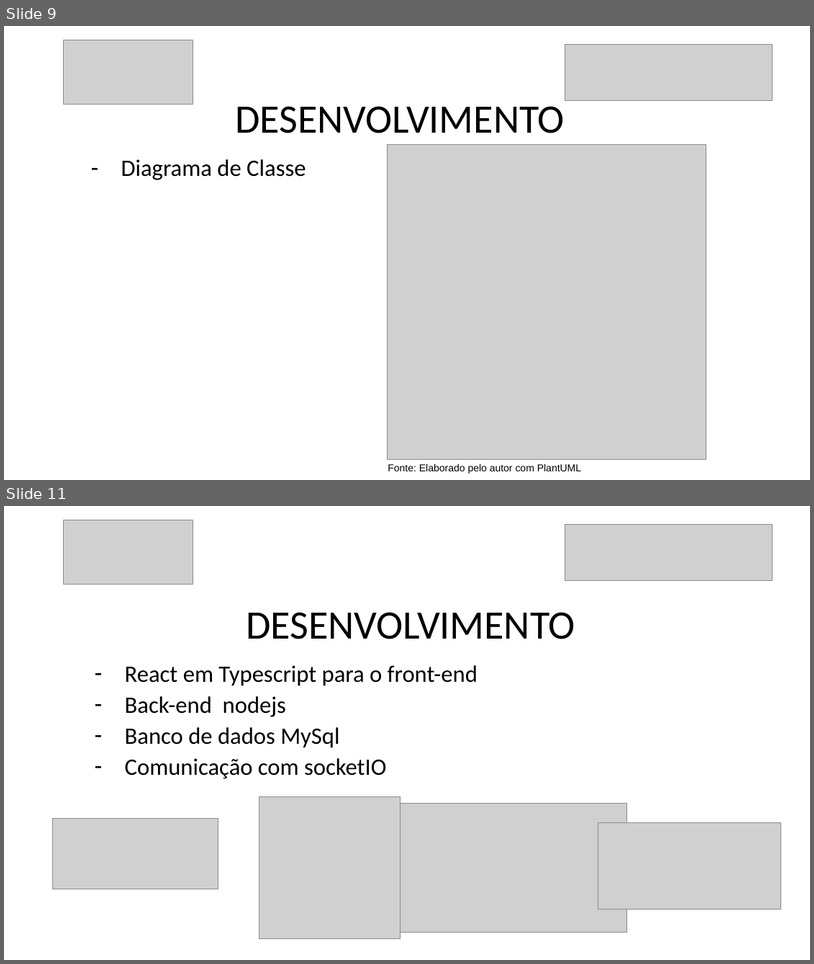
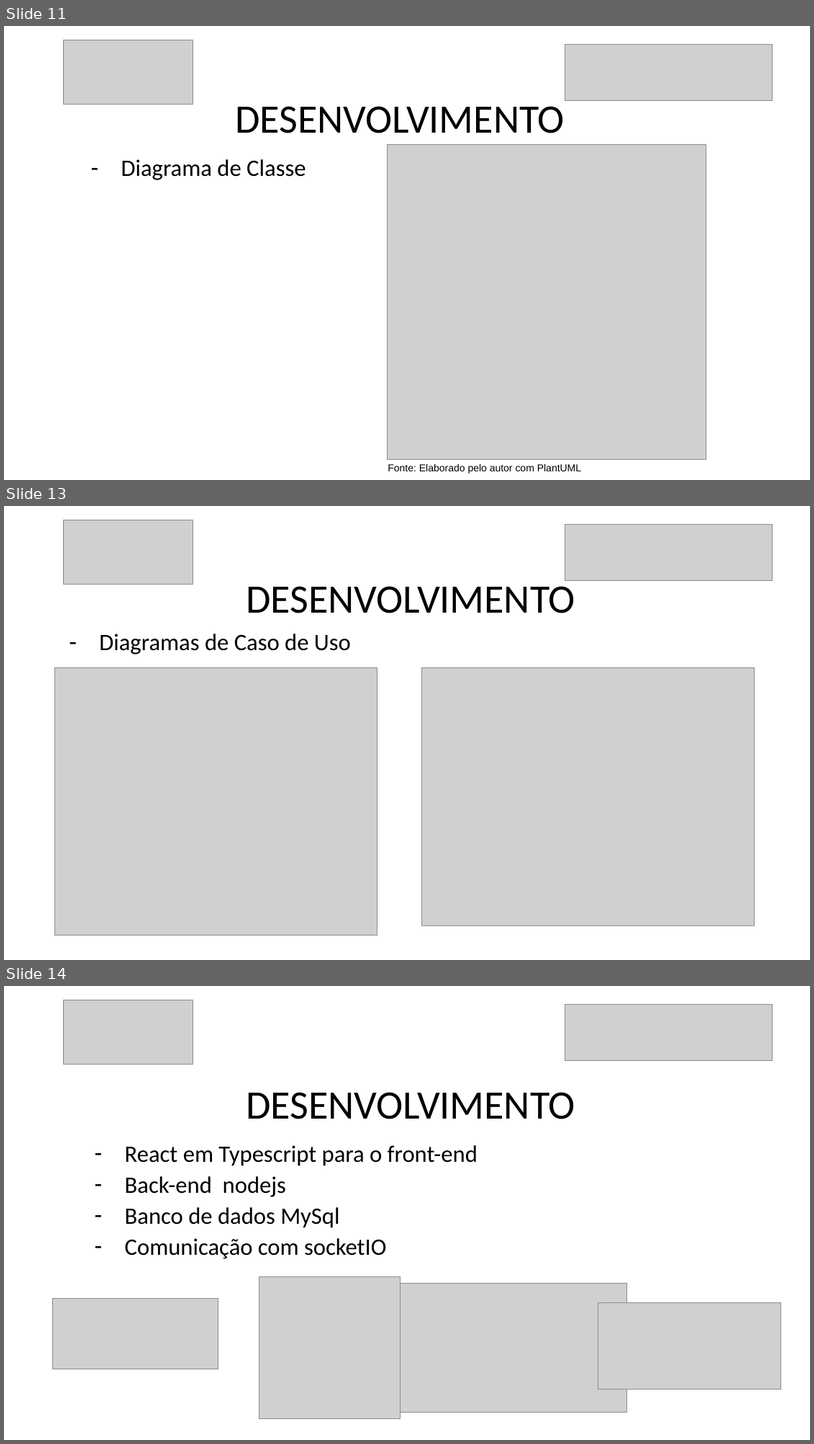
Before and after one commit to danilovaz7/curso-tecnico, a slide deck: liceu/3semestre/projeto integrador/tcc slide.pptx. Shown one above the other, each under a label of ours: slides 9 and 11 before the commit, slides 11, 13 and 14 after it; the slides between them are not shown. The pictures are 814x964 and 814x1444 pixels, drawn with LibreOffice and Linux fonts; fonts in the diff are those of the drawing; grey boxes stand for pictures. Boxes give left, top, right and bottom in pixels: in the first picture for what was removed or moved away, otherwise in the second. Text is boxed around its words. In the diff, an @@ line names an element or a change of style, - is before the commit and + after.

```diff
--- a/liceu/3semestre/projeto integrador/tcc slide.pptx
+++ b/liceu/3semestre/projeto integrador/tcc slide.pptx
@@ slide 13 added at bbox=[4, 506, 810, 960], background #FFFFFF @@
@@ picture added at bbox=[64, 520, 193, 584] @@
@@ picture added at bbox=[566, 524, 774, 580] @@
@@ title added at bbox=[246, 579, 576, 613], 48 pt, text #000000 @@
+DESENVOLVIMENTO
@@ subtitle added at bbox=[99, 633, 351, 654], 28 pt, text #000000 @@
+– Diagramas de Caso de Uso
@@ picture added at bbox=[55, 668, 378, 935] @@
@@ picture added at bbox=[422, 668, 754, 926] @@
@@ what was slide 9 is now slide 11 @@
@@ what was slide 11 is now slide 14 @@
```
Also in this commit, not shown: 2 slides changed, 2 other slides added.
